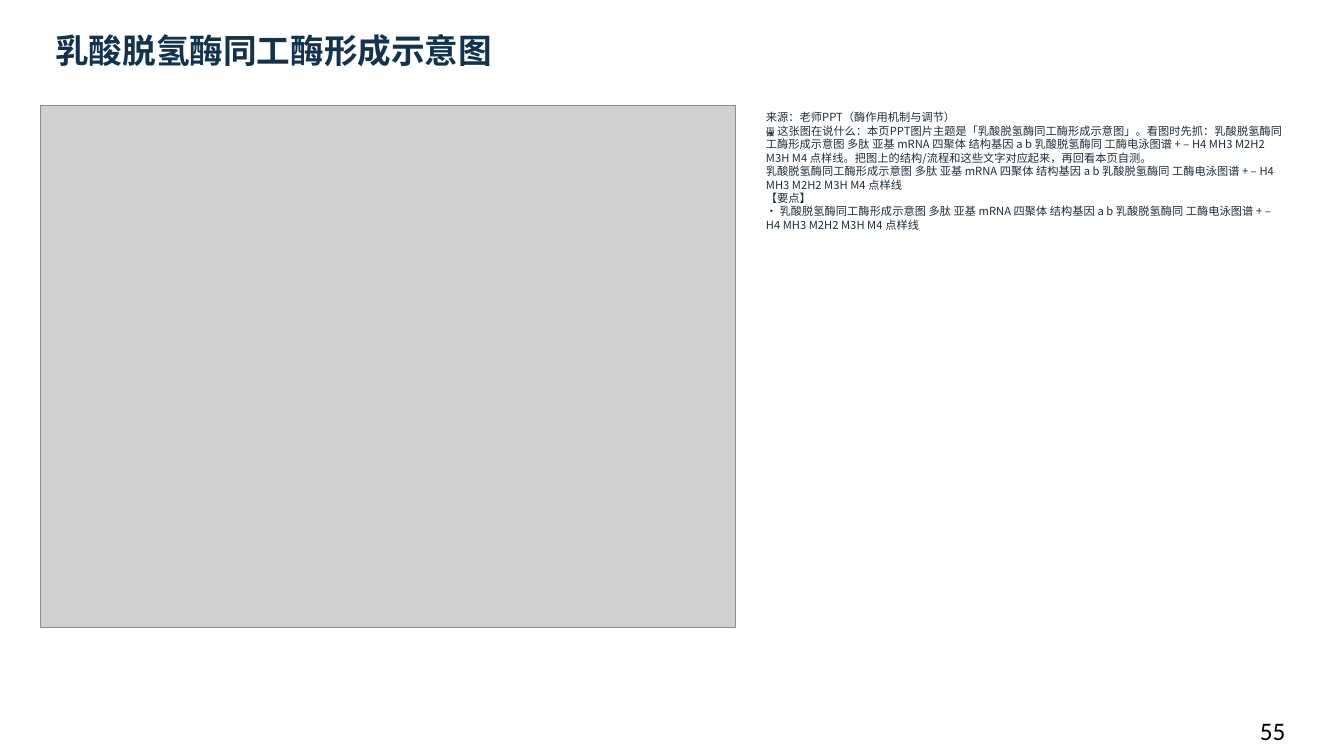
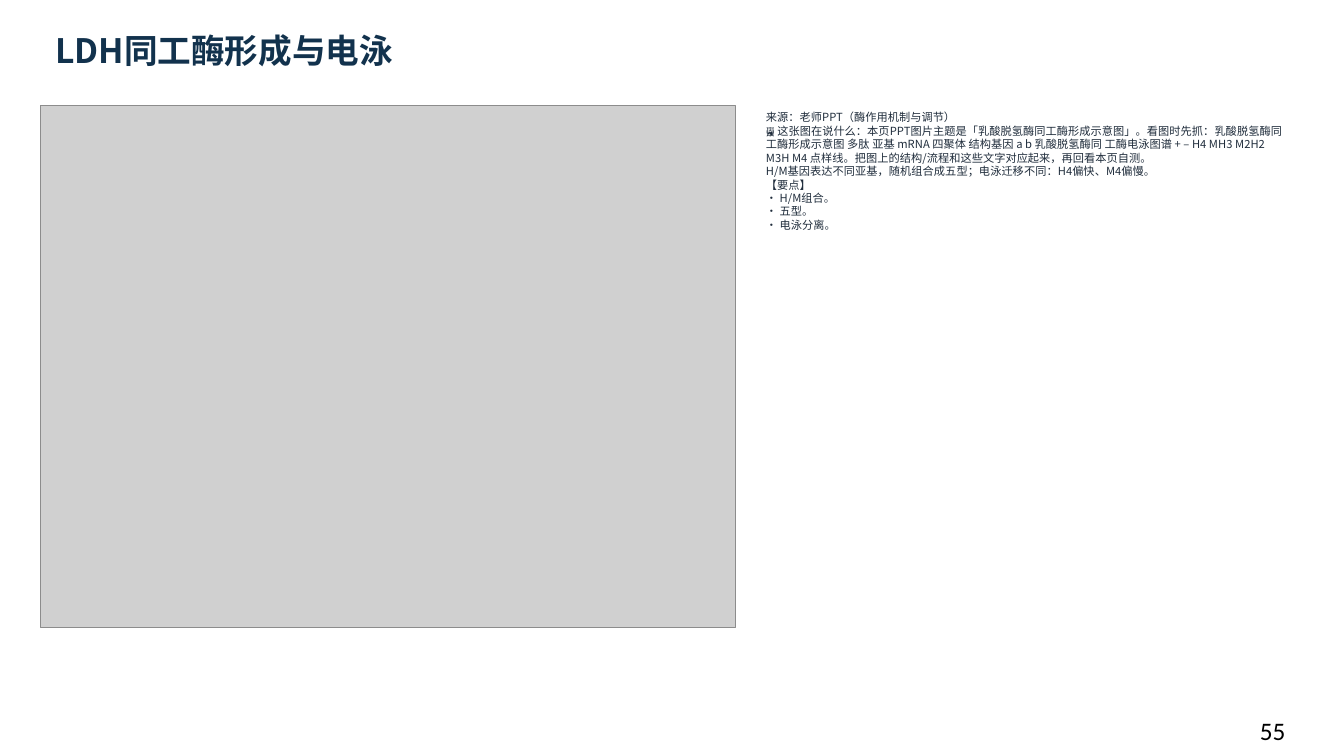
Before and after one commit to newkan-li/Biochemistry, a slide deck: slide 55 of downloads/bc08-ai-style.pptx. Drawn at 1344x756 pixels with LibreOffice and Linux fonts; fonts in the diff are those of the drawing; grey boxes stand for pictures. Boxes give left, top, right and bottom in pixels: in the first picture for what was removed or moved away, otherwise in the second. Text is boxed around its words. In the diff, an @@ line names an element or a change of style, - is before the commit and + after.

```diff
--- a/downloads/bc08-ai-style.pptx
+++ b/downloads/bc08-ai-style.pptx
@@ text at [55, 34, 393, 66]: text changed @@
-乳酸脱氢酶同工酶形成示意图
+LDH同工酶形成与电泳
@@ text at [766, 111, 1282, 230]: text changed @@
-来源：老师PPT（酶作用机制与调节）
-🖼 这张图在说什么：本页PPT图片主题是「乳酸脱氢酶同工酶形成示意图」。看图时先抓：乳酸脱氢酶同工酶形成示意图 多肽 亚基 mRNA 四聚体 结构基因 a b 乳酸脱氢酶同 工酶电泳图谱 + – H4 MH3 M2H2 M3H M4 点样线。把图上的结构/流程和这些文字对应起来，再回看本页自测。
-乳酸脱氢酶同工酶形成示意图 多肽 亚基 mRNA 四聚体 结构基因 a b 乳酸脱氢酶同 工酶电泳图谱 + – H4 MH3 M2H2 M3H M4 点样线
-【要点】
-• 乳酸脱氢酶同工酶形成示意图 多肽 亚基 mRNA 四聚体 结构基因 a b 乳酸脱氢酶同 工酶电泳图谱 + – H4 MH3 M2H2 M3H M4 点样线
+来源：老师PPT（酶作用机制与调节）
+🖼 这张图在说什么：本页PPT图片主题是「乳酸脱氢酶同工酶形成示意图」。看图时先抓：乳酸脱氢酶同工酶形成示意图 多肽 亚基 mRNA 四聚体 结构基因 a b 乳酸脱氢酶同 工酶电泳图谱 + – H4 MH3 M2H2 M3H M4 点样线。把图上的结构/流程和这些文字对应起来，再回看本页自测。
+H/M基因表达不同亚基，随机组合成五型；电泳迁移不同：H4偏快、M4偏慢。
+【要点】
+• H/M组合。
+• 五型。
+• 电泳分离。
```
Also in this commit, not shown: 41 other slides changed, 5 other files.
